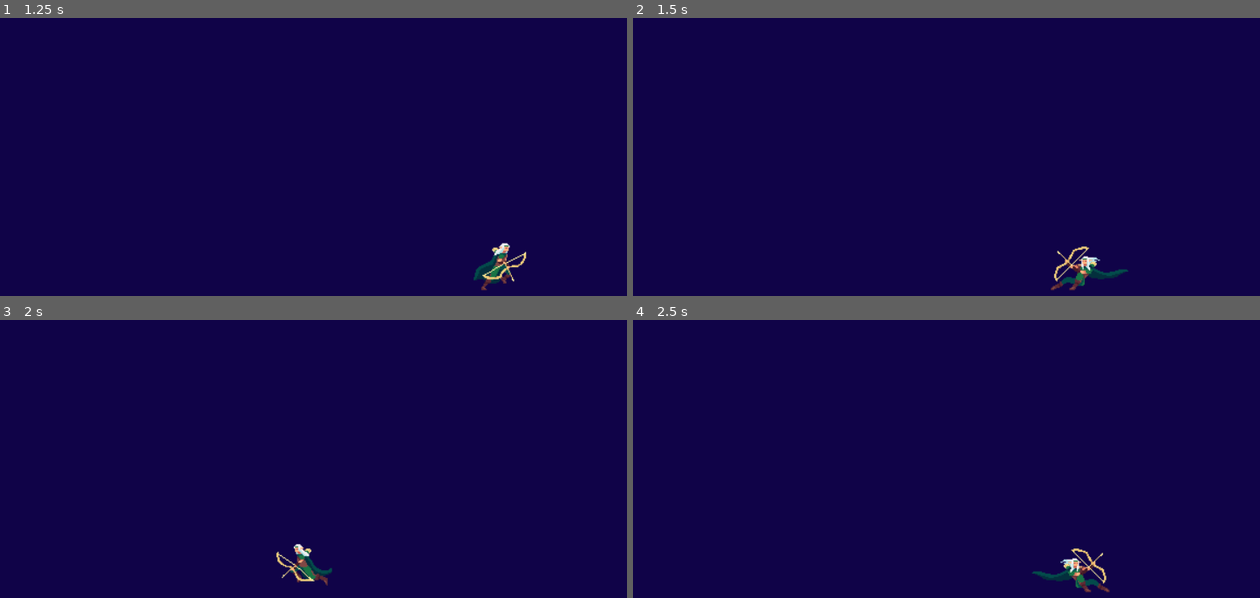
Above: before the commit, frames 1-4 (two rows, left to right).
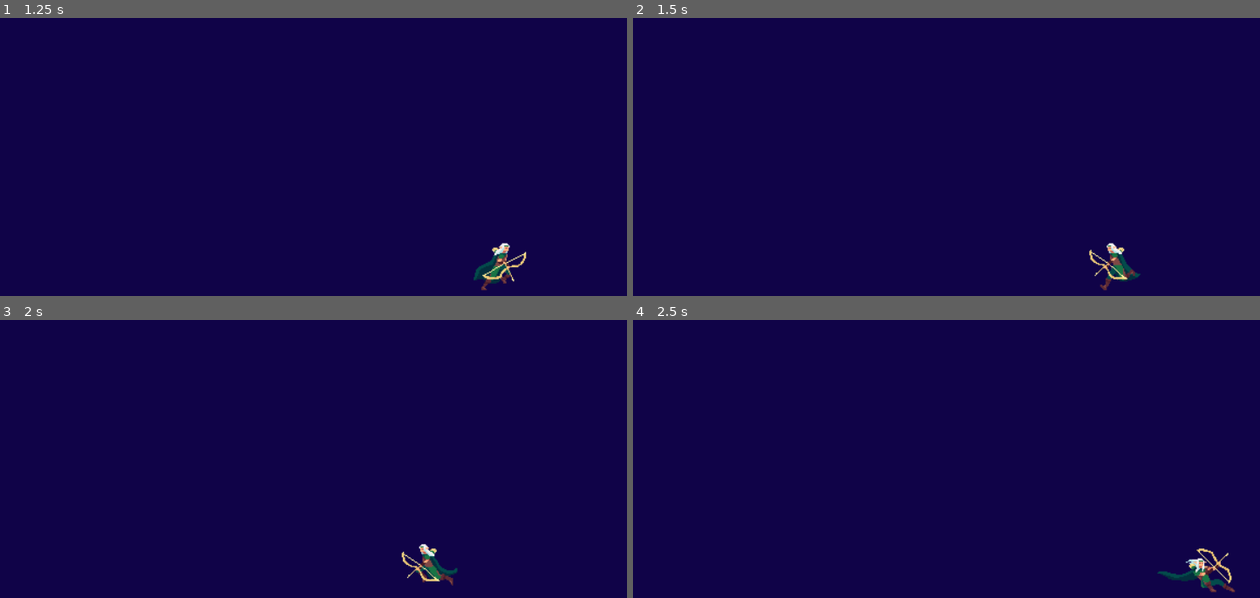
Above: after the commit, the same moments.

Repository: dcrespo3d/GGJ2023
Game: Godot game, scene res://EscenaMain.tscn
Same seed, same stepped clock (60 frames per second), same inputs: the game is played once before the commit and once after it.
Inputs:
- Up to frame 1 (1.25 s): hold Right (ui_right) from 0.53 s (still down); tap Space (dash_key) at 0.6 s
- Up to frame 2 (1.5 s): release Right (ui_right) at 1.28 s; hold Left (ui_left) from 1.28 s (still down); tap Space (dash_key) at 1.35 s
- Up to frame 3 (2 s): keep holding Left (ui_left)
- Up to frame 4 (2.5 s): release Left (ui_left) at 2.03 s; hold Right (ui_right) from 2.03 s (still down); tap Space (dash_key) at 2.1 s

Frame 1 is identical in both runs. In frame 2, 1.1% of the frame differs, in the area x 66-81%, y 80-99%; in frame 3, 1.1%; in frame 4, 1.3%, in the area x 63-96%, y 82-99%.

Commit message:
DASH 3.0
La puta polla

Diff:
--- a/Player.gd
+++ b/Player.gd
@@ -19,6 +19,9 @@
 
 export var dashrecoveryspeed = 0.001
 export var dashduration = 70
+export var dashcooldown = 50
+export var mindashduration = 10
+var dashcool = 0
 var dashlength = 20
 var dashstale = 1
 var lookleft = false
@@ -29,6 +32,9 @@
 func _process(delta):
 	if dashstale < 1:
 		dashstale = dashstale + dashrecoveryspeed
+
+	if dashcool > 0:
+		dashcool = dashcool - 1
 
 	if Input.is_action_pressed("debug1"):
 		state = NORMAL
@@ -121,10 +127,14 @@
 	else:
 		dashlength = dashduration
 		state = NORMAL
+		dashcool = dashcooldown
 	return
 
 func dash(delta, dashduration):
-	dashlength = dashduration * dashstale
-	dashstale = dashstale * 0.8
-	state = DASH
+	if dashcool <= 0:
+		dashlength = dashduration * dashstale
+		if dashlength < mindashduration:
+			dashlength = mindashduration
+		dashstale = dashstale * 0.8
+		state = DASH
 	return
